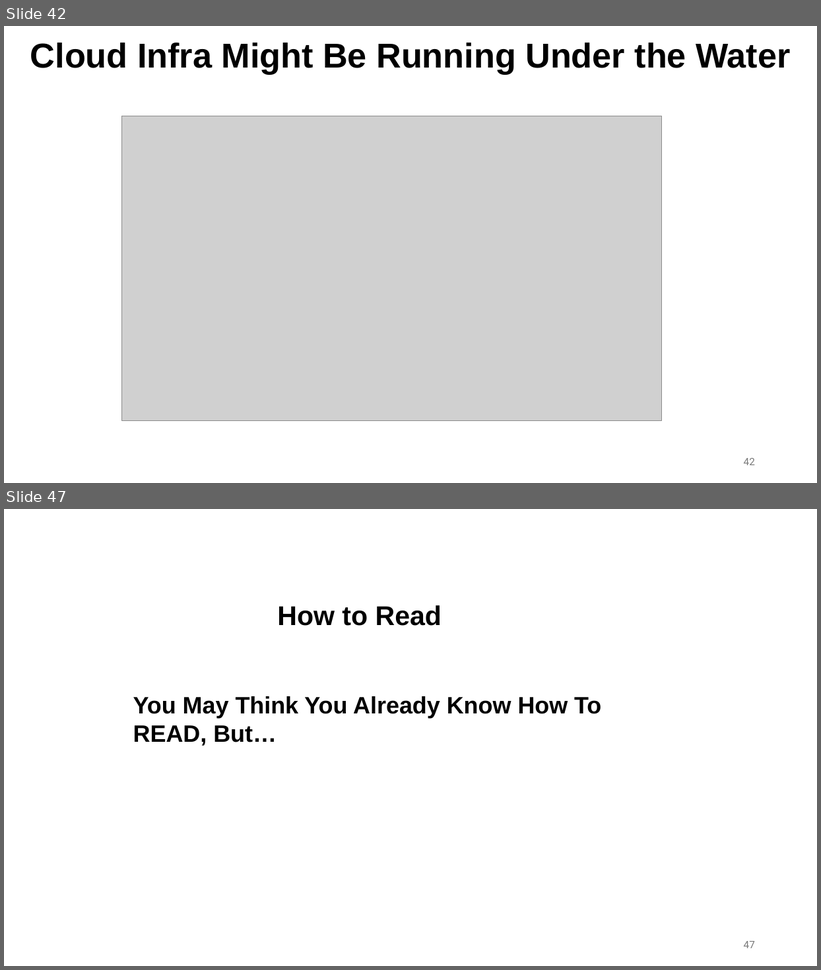
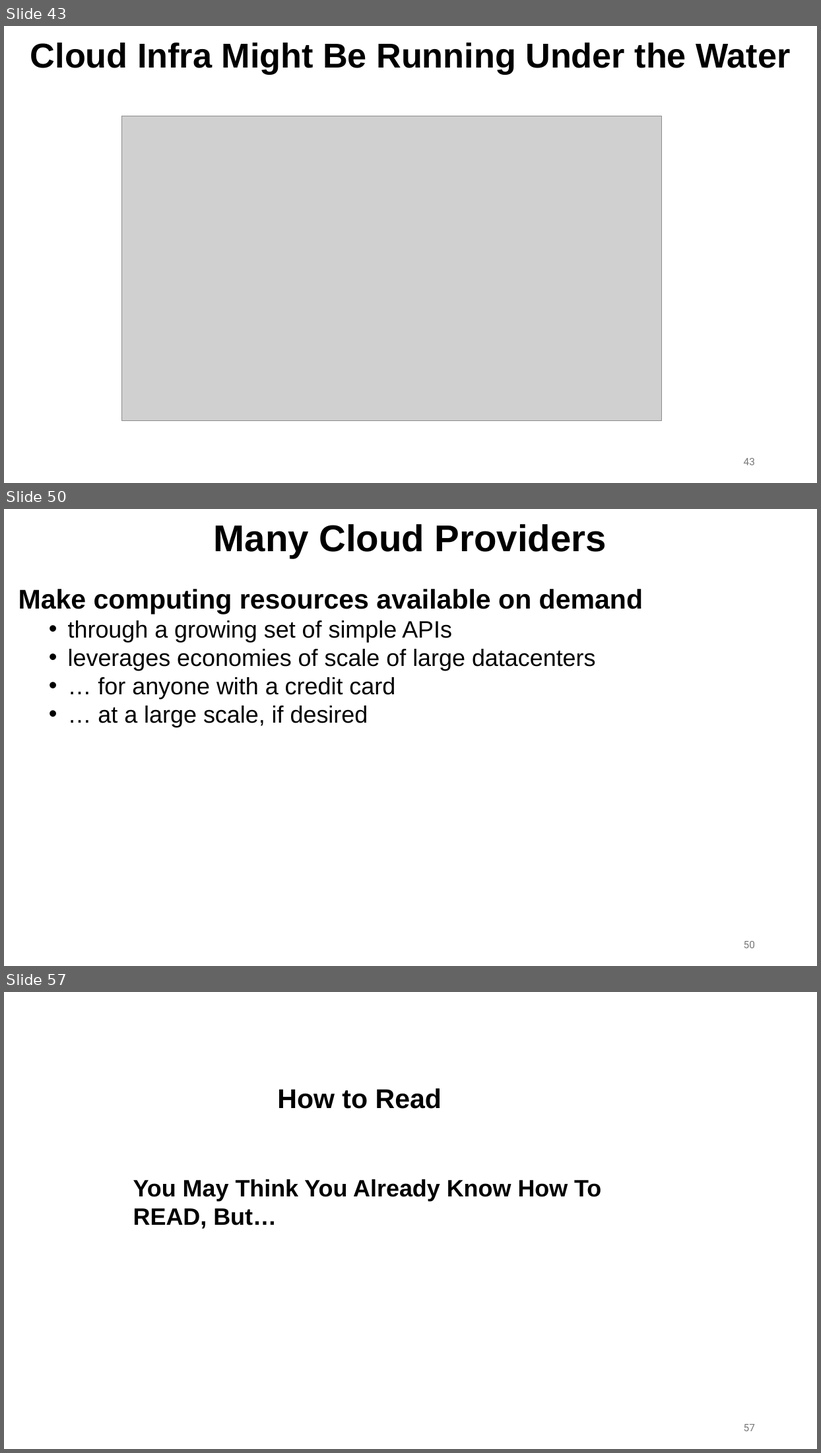
Before and after one commit to ec528/ec528.github.io, a slide deck: slides/fall26/1-introduction.pptx. Shown one above the other, each under a label of ours: slides 42 and 47 before the commit, slides 43, 50 and 57 after it; the slides between them are not shown. The pictures are 821x970 and 821x1453 pixels, drawn with LibreOffice and Linux fonts; fonts in the diff are those of the drawing; grey boxes stand for pictures. Boxes give left, top, right and bottom in pixels: in the first picture for what was removed or moved away, otherwise in the second. Text is boxed around its words. In the diff, an @@ line names an element or a change of style, - is before the commit and + after.

```diff
--- a/slides/fall26/1-introduction.pptx
+++ b/slides/fall26/1-introduction.pptx
@@ slide 50 added at (x1=4, y1=509, x2=817, y2=966), background #FFFFFF @@
@@ text added at (x1=214, y1=524, x2=607, y2=558), 44 pt, text #000000, bold @@
+Many Cloud Providers
@@ text added at (x1=19, y1=589, x2=643, y2=727), 28 pt, text #000000 @@
+Make computing resources available on demand
+  • through a growing set of simple APIs
+  • leverages economies of scale of large datacenters
+  • … for anyone with a credit card
+  • … at a large scale, if desired
@@ page number added at (x1=744, y1=941, x2=755, y2=949), 12 pt, text #797979 @@
+50
@@ what was slide 42 is now slide 43 @@
@@ page number at (x1=744, y1=458, x2=755, y2=466): text changed @@
-42
+43
@@ what was slide 47 is now slide 57 @@
@@ page number at (x1=744, y1=1424, x2=755, y2=1432): text changed @@
-47
+57
```
Also in this commit, not shown: 17 slides changed, 10 other slides added, 1 slide removed, 1 other file.
